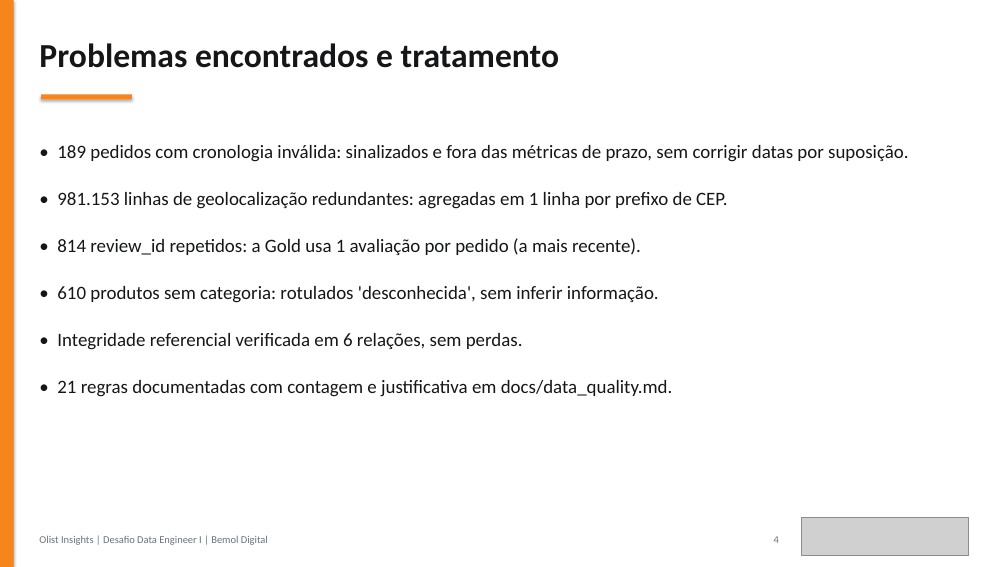
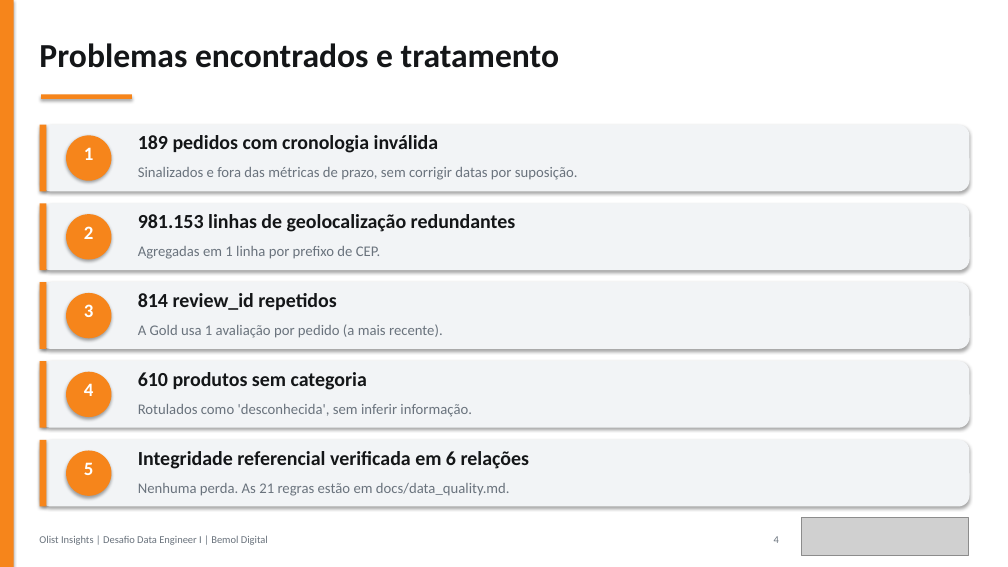
Before and after one commit to JulianaBallin/data-engineer-challenge, a slide deck: slide 4 of docs/apresentacao/apresentacao-olist.pptx. Drawn at 1008x567 pixels with LibreOffice and Linux fonts; fonts in the diff are those of the drawing; grey boxes stand for pictures. Boxes give left, top, right and bottom in pixels: in the first picture for what was removed or moved away, otherwise in the second. Text is boxed around its words. In the diff, an @@ line names an element or a change of style, - is before the commit and + after.

Commit message:
docs: orthogonal diagram arrows, tools step by step, deploy and AI slides

```diff
--- a/docs/apresentacao/apresentacao-olist.pptx
+++ b/docs/apresentacao/apresentacao-olist.pptx
@@ rounded rectangle added at box(39, 125, 969, 191), fill #F2F4F6 @@
@@ rectangle added at box(39, 125, 46, 191), fill #F6851B @@
@@ text removed at box(57, 145, 908, 397) @@
-• 189 pedidos com cronologia inválida: sinalizados e fora das métricas de prazo, sem corrigir datas por suposição.
-• 981.153 linhas de geolocalização redundantes: agregadas em 1 linha por prefixo de CEP.
-• 814 review_id repetidos: a Gold usa 1 avaliação por pedido (a mais recente).
-• 610 produtos sem categoria: rotulados 'desconhecida', sem inferir informação.
-• Integridade referencial verificada em 6 relações, sem perdas.
-• 21 regras documentadas com contagem e justificativa em docs/data_quality.md.
@@ ellipse added at box(66, 135, 111, 181), fill #F6851B @@
@@ text added at box(84, 147, 94, 160), 18 pt, text #FFFFFF, bold @@
+1
@@ text added at box(138, 135, 439, 153), 19 pt, text #141618, bold @@
+189 pedidos com cronologia inválida
@@ text added at box(138, 167, 578, 180), 14 pt, text #6A737D @@
+Sinalizados e fora das métricas de prazo, sem corrigir datas por suposição.
@@ rounded rectangle added at box(39, 203, 969, 270), fill #F2F4F6 @@
@@ rectangle added at box(39, 203, 46, 270), fill #F6851B @@
@@ ellipse added at box(66, 214, 111, 259), fill #F6851B @@
@@ text added at box(84, 226, 94, 239), 18 pt, text #FFFFFF, bold @@
+2
@@ text added at box(138, 214, 516, 232), 19 pt, text #141618, bold @@
+981.153 linhas de geolocalização redundantes
@@ text added at box(138, 246, 380, 259), 14 pt, text #6A737D @@
+Agregadas em 1 linha por prefixo de CEP.
@@ rounded rectangle added at box(39, 282, 969, 349), fill #F2F4F6 @@
@@ rectangle added at box(39, 282, 46, 349), fill #F6851B @@
@@ ellipse added at box(66, 293, 111, 339), fill #F6851B @@
@@ text added at box(138, 293, 336, 310), 19 pt, text #141618, bold @@
+814 review_id repetidos
@@ text added at box(84, 304, 94, 317), 18 pt, text #FFFFFF, bold @@
+3
@@ text added at box(138, 324, 443, 338), 14 pt, text #6A737D @@
+A Gold usa 1 avaliação por pedido (a mais recente).
@@ rounded rectangle added at box(39, 361, 969, 428), fill #F2F4F6 @@
@@ rectangle added at box(39, 361, 46, 428), fill #F6851B @@
@@ ellipse added at box(66, 372, 111, 417), fill #F6851B @@
@@ text added at box(84, 383, 94, 396), 18 pt, text #FFFFFF, bold @@
+4
@@ text added at box(138, 372, 367, 390), 19 pt, text #141618, bold @@
+610 produtos sem categoria
@@ text added at box(138, 404, 472, 417), 14 pt, text #6A737D @@
+Rotulados como 'desconhecida', sem inferir informação.
@@ rounded rectangle added at box(39, 440, 969, 507), fill #F2F4F6 @@
@@ rectangle added at box(39, 440, 46, 507), fill #F6851B @@
@@ ellipse added at box(66, 451, 111, 496), fill #F6851B @@
@@ text added at box(84, 462, 94, 475), 18 pt, text #FFFFFF, bold @@
+5
@@ text added at box(138, 451, 529, 469), 19 pt, text #141618, bold @@
+Integridade referencial verificada em 6 relações
@@ text added at box(138, 483, 510, 496), 14 pt, text #6A737D @@
+Nenhuma perda. As 21 regras estão em docs/data_quality.md.
```
Also in this commit, not shown: 9 other slides changed, 2 slides added, 35 other files.
